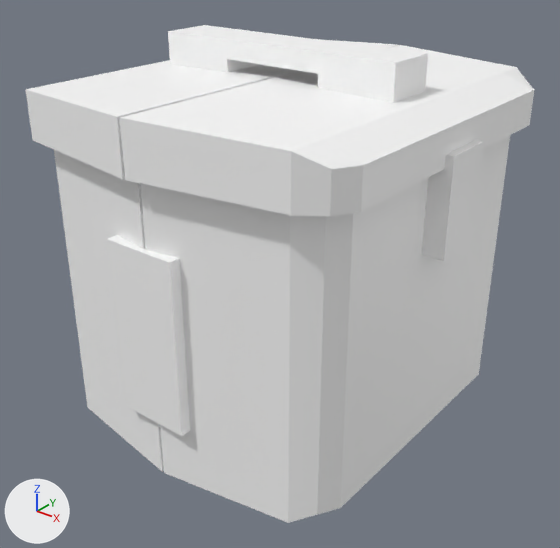
A saved change to the glTF model assets/objects/Electronics/Rice Cooker/Rice Cooker.glb.
Both versions are drawn from a camera (50 mm lens) standing at (2.7, -3.42, 2.05) and looking at (0.04, -0.1, 0.0). Every picture has the same lights, and +X, +Y and +Z are marked at lower left. The first picture is the older version. Where no turn or scale is listed for an object, it has been applied to the vertices. Vertices at exactly the same position are counted once.
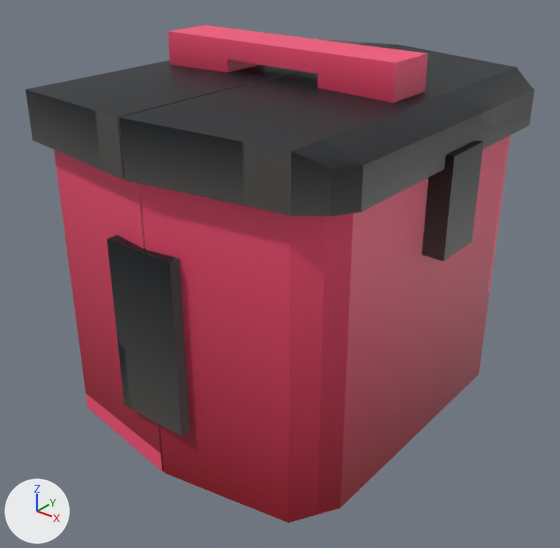
The edits, one by one:
Picture 'Metal Pipe' (img_metal_pipe) is new.
Picture 'Base Texture' (img_base_texture) is new.
In material 'Material.001' (mat_material_001), base_color is no longer (1.0, 1.0, 1.0), white #ffffff.
In material 'Material.001' (mat_material_001), texture is now set to img_base_texture.
In material 'Material.002' (mat_material_002), base_color is no longer (1.0, 1.0, 1.0), white #ffffff.
In material 'Material.002' (mat_material_002), texture is now set to img_metal_pipe.
me_cube_001 has 48 vertices, 88 faces and spans x -1.0..1.0, y -1.12..1.13, z -0.89..1.0.
me_cube_001 is used by ob_cube; location (0.0, 0.0, 0.0).
me_cube_001 part 1: texture (UV) coordinates of 88 of 88 faces, centred in x -1.0..1.0, y -1.08..1.08, z -0.88..1.0, changed; they spanned u 0.12..0.88, v 0.0..1.0 and now span u 0.0..1.0, v 0.0..0.92.
me_cube_004 has 48 vertices, 88 faces and spans x -1.08..1.08, y -1.21..1.22, z 0.88..1.17.
me_cube_004 is used by ob_cube_003; location (0.0, 0.0, 0.0).
me_cube_004 part 2: texture (UV) coordinates of 88 of 88 faces, centred in x -1.08..1.08, y -1.16..1.17, z 0.88..1.17, changed; they spanned u 0.12..0.88, v 0.0..1.0 and now span u 0.12..0.96, v 0.0..0.95.

Pixel boxes (x1, y1, x2, y2) of what changed, in the pictures (560 x 548 px):
'Cube', surface changed (white to red)
    both: (54, 136, 510, 523)
'Cube.003', surface changed (white to black)
    both: (25, 39, 534, 216)
'Cube.002', surface changed (white to black)
    both: (107, 235, 190, 436)
'Cube.005', surface changed (white to red)
    both: (168, 25, 428, 103)
'Cube.004', surface changed (darker)
    both: (422, 140, 484, 261)
